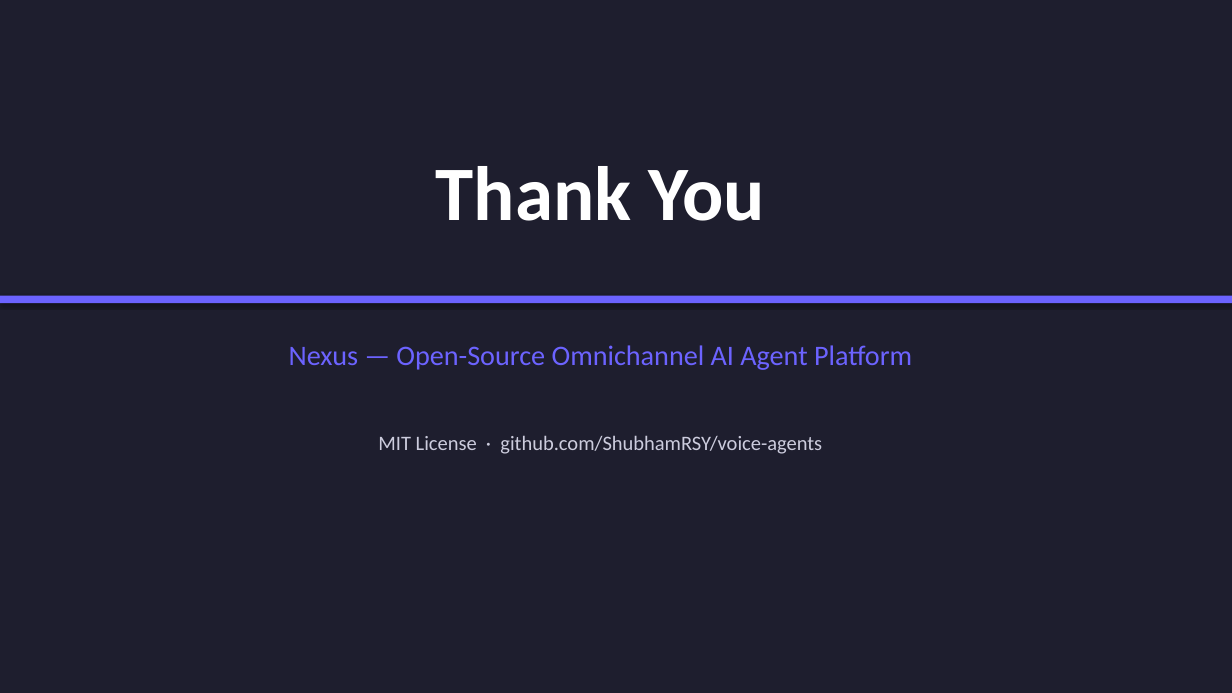
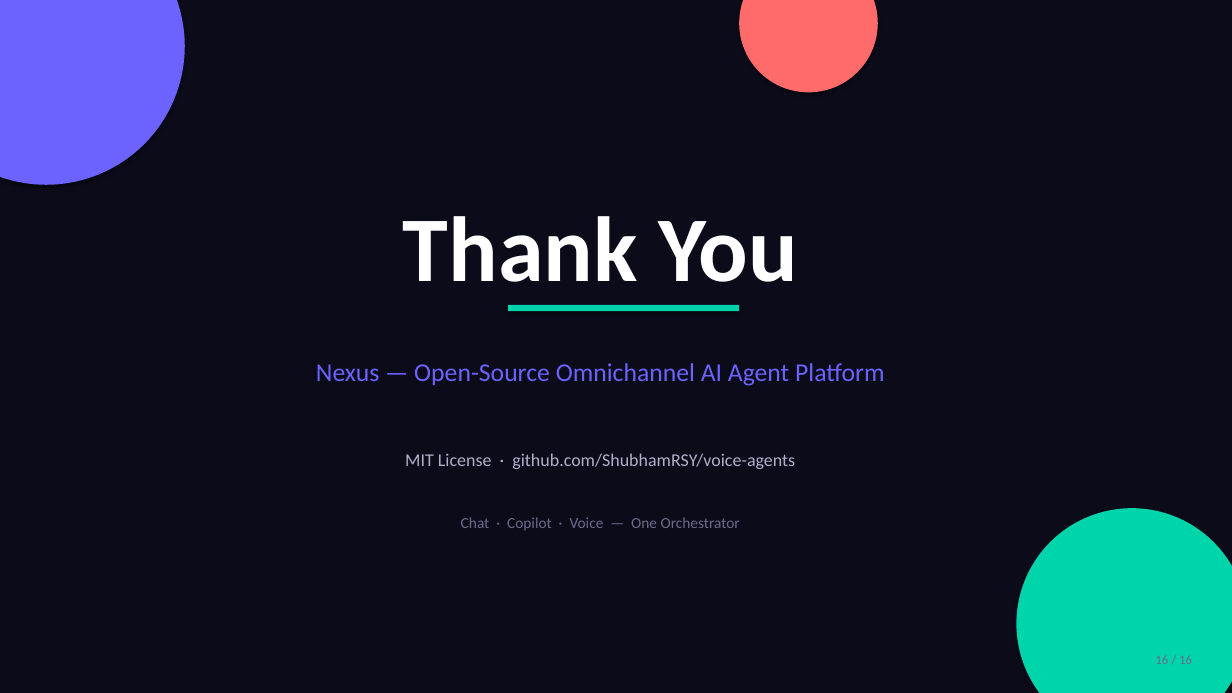
Before and after one commit to ShubhamRSY/voice-agents, a slide deck: slide 16 of Nexus_Overview.pptx (slide 14 before the commit). Drawn at 1232x693 pixels with LibreOffice and Linux fonts; fonts in the diff are those of the drawing. Boxes give left, top, right and bottom in pixels: in the first picture for what was removed or moved away, otherwise in the second. Text is boxed around its words. In the diff, an @@ line names an element or a change of style, - is before the commit and + after.

Commit message:
Modernize Nexus PPT with contemporary dark design

```diff
--- a/Nexus_Overview.pptx
+++ b/Nexus_Overview.pptx
@@ background #1E1E2E to #0B0B1A @@
@@ ellipse added at <box>0,0,185,185</box>, fill #6C63FF @@
@@ ellipse added at <box>739,0,878,92</box>, fill #FF6B6B @@
@@ text "Thank You": place and size @@
-text "Thank You" at <box>436,166,765,221</box>
+text "Thank You" at <box>403,216,798,282</box>
@@ text "Thank You" at <box>403,216,798,282</box>: size 60 to 72 pt @@
@@ rectangle removed at <box>0,296,1232,303</box> @@
@@ rectangle added at <box>508,305,739,311</box>, fill #00D4AA @@
@@ text "Nexus — Open-Source Omnichannel AI ...": place and size @@
-text "Nexus — Open-Source Omnichannel AI ..." at <box>289,345,912,370</box>
+text "Nexus — Open-Source Omnichannel AI ..." at <box>316,363,884,386</box>
@@ text "Nexus — Open-Source Omnichannel AI ..." at <box>316,363,884,386</box>: size 22 to 20 pt @@
@@ text "MIT License · github.com/ShubhamRSY/voice-agents": place and size @@
-text "MIT License · github.com/ShubhamRSY/voice-agents" at <box>378,435,822,454</box>
+text "MIT License · github.com/ShubhamRSY/voice-agents" at <box>405,453,795,469</box>
@@ text "MIT License · github.com/ShubhamRSY/voice-agents" at <box>405,453,795,469</box>: size 16 to 14 pt, text colour #CCCCDD to #B0B0C8 @@
@@ ellipse added at <box>1017,508,1232,693</box>, fill #00D4AA @@
@@ text added at <box>461,517,740,530</box>, 12 pt, text #6B6B8A @@
+Chat · Copilot · Voice — One Orchestrator
```
Also in this commit, not shown: 12 other slides changed, 3 slides added, 1 slide removed, 1 other file.
